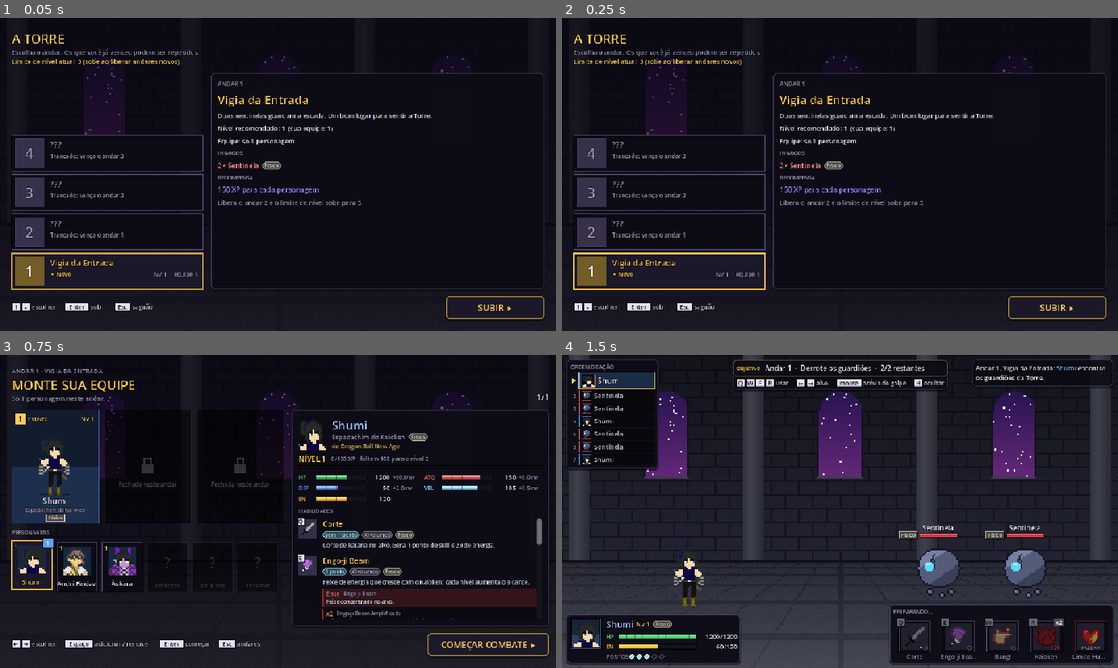
Above: before the commit, frames 1-4 (two rows, left to right).
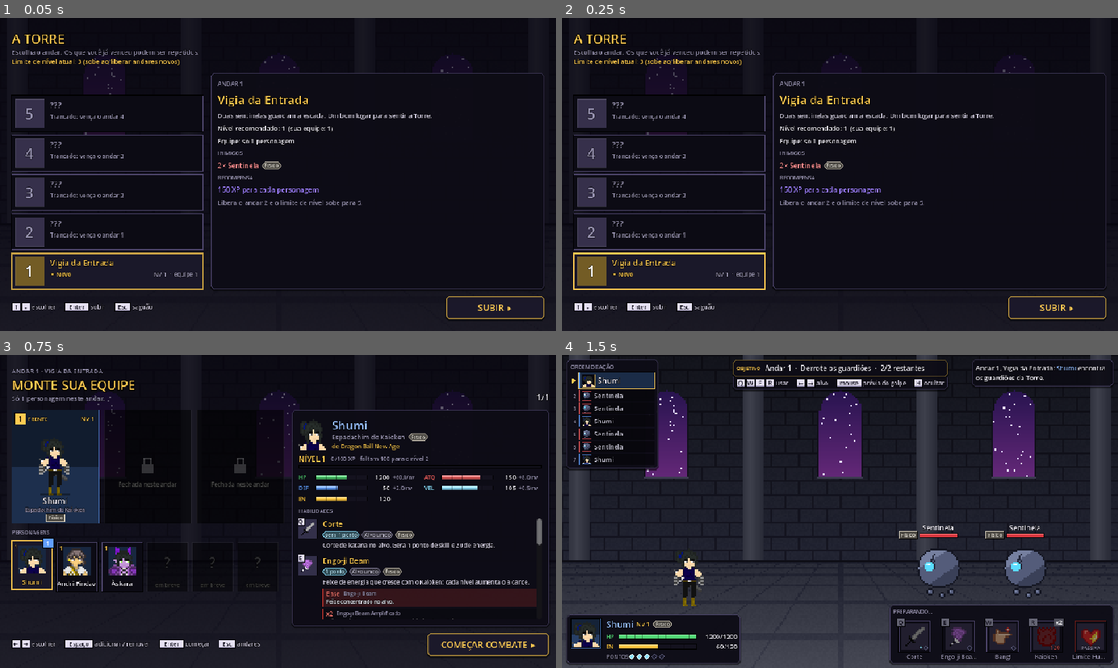
Above: after the commit, the same moments.

Repository: GuilhermeAndreotti/Tower-of-Realms
Game: Godot game, scene res://scenes/selecao_andar.tscn
Two runs of this game, one before a commit and one after it. Both use one fixed random seed, a clock stepped at 60 frames per second and the inputs below. This scene is started directly instead of the project's main scene.
Inputs:
- Up to frame 1 (0.05 s): no input
- Up to frame 2 (0.25 s): no input
- Up to frame 3 (0.75 s): click "SUBIR ▸" at 0.5 s
- Up to frame 4 (1.5 s): click "COMEÇAR COMBATE ▸" at 1.25 s

The runs differ from the first frame. In frame 1, 0.9% of the frame differs, in the area x 2-37%, y 24-37%; in frame 2, 0.9%; in frame 3, nothing differs; in frame 4, nothing differs.

Commit message:
Adiciona o andar 5, o Ferro Negro e o escudo na barra de HP
Andar 5, Forja de Pedra: primeira luta a três, contra o Golem de Pedra
(chefe, Golpe Pesado a cada 3) e dois Elementais de Fogo. Nível
recomendado 8, limite 11, 1000 de XP.

Ferro Negro: abaixo de 30% do HP, uma vez por luta, o inimigo ganha um
escudo de 25% do HP máximo por 3 turnos e a tela anuncia "Ferro Negro
ativado".

Escudos aparecem nas barras de HP (contorno e faixa azul) no painel,
nos cartões da equipe e na arena.

Diff:
--- a/scripts/combate/batalha.gd
+++ b/scripts/combate/batalha.gd
@@ -490,6 +490,8 @@
 		await _cair(vitima)
 	alvo = clampi(alvo, 0, maxi(0, inimigos_vivos().size() - 1))
 	atualizar()
+	if vitima is Inimigo:
+		await _ultimo_recurso(vitima as Inimigo)
 	if extra or not vitima.vivo():
 		return
 	for e in atacante.estados_ao_acertar():
@@ -499,6 +501,24 @@
 		await esperar(0.08)
 		hud.registrar("%s: dano extra de %s." % [g.fonte, HudBatalha.destaque(Tipos.nome(g.tipo), Tipos.cor(g.tipo))])
 		await aplicar_dano(atacante, vitima, g.mult, g.tipo, true)
+
+
+## Último recurso do inimigo (Inimigo.ultimo_recurso), se o golpe o deixou
+## abaixo da fração: anúncio no meio da tela e o escudo nele.
+func _ultimo_recurso(ini: Inimigo) -> void:
+	var e := ini.ativar_ultimo_recurso()
+	if e == null:
+		return
+	ini.aplicar_estado(e)
+	var vi: VisualLutador = _visuais[ini]
+	hud.anunciar("%s ativado" % e.nome, Inimigo.COR_ULTIMO_RECURSO, 34)
+	vi.piscar(Color(2.0, 2.1, 2.6))
+	EfeitosCombate.anel(mundo, vi.position + Vector2(0, -vi.altura * 0.5), Inimigo.COR_ULTIMO_RECURSO, maxf(50.0, vi.altura * 0.6))
+	EfeitosCombate.numero(mundo, vi.topo() + Vector2(0, -10), "+%d" % e.escudo, "escudo")
+	hud.registrar("%s ativou %s: escudo de %s." % [HudBatalha.nome(ini), HudBatalha.destaque(e.nome, Inimigo.COR_ULTIMO_RECURSO),
+		HudBatalha.destaque(str(e.escudo), EfeitosCombate.NUMEROS.escudo[0])])
+	atualizar()
+	await esperar(0.35)
 
 
 ## Ataque em conjunto (Combatente.atacar_junto): a ação de `ator` acertou um
--- a/scripts/combate/inimigo.gd
+++ b/scripts/combate/inimigo.gd
@@ -1,15 +1,22 @@
 class_name Inimigo
 extends Combatente
 ## Inimigo simples: ataca um aliado vivo qualquer e, se tiver golpe pesado,
-## usa a cada `golpe_pesado_a_cada` ações.
+## usa a cada `golpe_pesado_a_cada` ações. Com `ultimo_recurso`, ganha um
+## escudo uma vez por luta quando o HP cai abaixo de uma fração.
 
 const MULT_GOLPE := 1.0
 const MULT_GOLPE_PESADO := 1.8
+const COR_ULTIMO_RECURSO := Color(0.66, 0.7, 0.84)  ## aço frio, para o anúncio e o efeito
 
 var textura: String
 var golpe_pesado_a_cada := 0
 var xp := -1  ## XP que dá ao ser vencido; -1 = a regra da Progressao (pelo HP)
+## Escudo de quem está quase caindo (o Ferro Negro do andar 5): {"nome",
+## "curto" (rótulo do efeito), "abaixo_de" (fração do HP máximo), "escudo"
+## (fração do HP máximo), "turnos"}. {} = nenhum. Dispara uma vez por luta.
+var ultimo_recurso := {}
 var _acoes := 0
+var _recurso_usado := false
 
 
 func _init(p_nome: String, p_textura: String, p_hp: int, p_atq: float, p_def: float, p_vel: float, p_pesado_a_cada := 0, p_tipo := Tipos.FISICO) -> void:
@@ -44,6 +51,19 @@
 	return vivos[-1]
 
 
+## Se o HP acabou de cair abaixo de `ultimo_recurso.abaixo_de` (e o
+## inimigo segue de pé), gasta o último recurso e devolve o escudo para a
+## batalha aplicar; null = nada a fazer.
+func ativar_ultimo_recurso() -> Estado:
+	if ultimo_recurso.is_empty() or _recurso_usado or not vivo() or hp >= hp_max * float(ultimo_recurso.abaixo_de):
+		return null
+	_recurso_usado = true
+	var e := Estado.new("ultimo_recurso", ultimo_recurso.nome, ultimo_recurso.get("curto", "UR"), "buff", ultimo_recurso.get("turnos", 3))
+	e.escudo = roundi(hp_max * float(ultimo_recurso.escudo))
+	e.cor = COR_ULTIMO_RECURSO
+	return e
+
+
 func registrar_acao() -> void:
 	_acoes += 1
 
--- a/scripts/combate/visual_lutador.gd
+++ b/scripts/combate/visual_lutador.gd
@@ -227,6 +227,8 @@
 		draw_rect(Rect2(-largura / 2, y, roundf(largura * frac_rastro), 6), Color(1, 0.9, 0.8, 0.85))
 		draw_rect(Rect2(-largura / 2, y, roundf(largura * frac), 6), Color(0.86, 0.22, 0.25))
 		draw_rect(Rect2(-largura / 2, y, roundf(largura * frac), 2), Color(1, 0.5, 0.5))
+		if combatente.escudo() > 0:
+			EstiloUI.contorno_escudo(self, Rect2(-largura / 2 - 1, y - 1, largura + 2, 8), float(combatente.escudo()) / combatente.hp_max)
 		var cor_nome := EstiloUI.OURO if marcado else EstiloUI.TEXTO
 		EstiloUI.texto(self, Vector2(-largura, y - 5), combatente.nome, 12, cor_nome, largura * 2, HORIZONTAL_ALIGNMENT_CENTER)
 		# elemento à esquerda da barra (os efeitos ficam à direita)
--- a/scripts/torre/andares.gd
+++ b/scripts/torre/andares.gd
@@ -18,12 +18,13 @@
 ##     "fundo": cenário da batalha,
 ##     "inimigos": [{"nome", "textura", "hp", "atq", "def", "vel",
 ##                   "pesado_a_cada"?, "tipo"? (Tipos), "xp"? (sem ela, a regra
-##                   da Progressao pelo HP)}],
+##                   da Progressao pelo HP), "ultimo_recurso"? (escudo quando
+##                   está quase caindo; formato em Inimigo.ultimo_recurso)}],
 ##     "ao_vencer"?: eventos da primeira vitória (formato em Eventos),
 ## }
 ##
 ## Ritmo planejado (curva em Progressao): a XP de cada andar leva quem não
-## repete nada ao nível recomendado do seguinte (1 -> 2 -> 4 -> 6 -> 8), e o
+## repete nada ao nível recomendado do seguinte (1 -> 2 -> 4 -> 6 -> 8 -> 10), e o
 ## limite deixa treinar só até 1 nível acima disso (uma repetição, mais ou
 ## menos). Os tipos dos inimigos fazem a lente e a Análise do Andri serem
 ## escolhas, e não um x2 automático.
@@ -31,6 +32,11 @@
 const FUNDO_PADRAO := "res://cenarios/torre_andar.png"
 const SENTINELA := "res://inimigos/sentinela.png"
 const GUARDIAO := "res://inimigos/guardiao.png"
+const GOLEM := "res://inimigos/golem_pedra.png"
+const ELEMENTAL_FOGO := "res://inimigos/elemental_fogo.png"
+## Ferro Negro: abaixo de 30% do HP, um escudo de 25% do HP máximo por 3
+## turnos, uma vez por luta (andar 5).
+const FERRO_NEGRO := {"nome": "Ferro Negro", "curto": "FN", "abaixo_de": 0.3, "escudo": 0.25, "turnos": 3}
 
 const LISTA := [
 	{
@@ -97,6 +103,26 @@
 				"tipo": Tipos.ACIDO, "xp": 175},
 		],
 	},
+	{
+		# a primeira luta a três: o Golem é Físico (a lente Ácido dobra nele)
+		# e os elementais são de Fogo (a Água dobra neles), então o Andri
+		# troca de lente conforme o alvo; o Ferro Negro dá escudo a quem
+		# cai abaixo de 30%, e acabar com alguém pede guardar dano para depois
+		"nome": "Forja de Pedra",
+		"descricao": "Um Golem de Pedra e dois Elementais de Fogo. Quase caindo, o Ferro Negro os cobre com um escudo.",
+		"nivel_recomendado": 8,
+		"limite_nivel": 11,
+		"max_equipe": 3,
+		"fundo": FUNDO_PADRAO,
+		"inimigos": [
+			{"nome": "Elemental de Fogo", "textura": ELEMENTAL_FOGO, "hp": 1000, "atq": 360.0, "def": 45.0, "vel": 118.0,
+				"tipo": Tipos.FOGO, "xp": 175, "ultimo_recurso": FERRO_NEGRO},
+			{"nome": "Golem de Pedra", "textura": GOLEM, "hp": 4800, "atq": 450.0, "def": 100.0, "vel": 82.0,
+				"pesado_a_cada": 3, "xp": 650, "ultimo_recurso": FERRO_NEGRO},
+			{"nome": "Elemental de Fogo", "textura": ELEMENTAL_FOGO, "hp": 1000, "atq": 360.0, "def": 45.0, "vel": 124.0,
+				"tipo": Tipos.FOGO, "xp": 175, "ultimo_recurso": FERRO_NEGRO},
+		],
+	},
 ]
 
 
@@ -121,6 +147,7 @@
 	for d: Dictionary in dados(numero).inimigos:
 		var ini := Inimigo.new(d.nome, d.textura, d.hp, d.atq, d.def, d.vel, d.get("pesado_a_cada", 0), d.get("tipo", Tipos.FISICO))
 		ini.xp = d.get("xp", -1)
+		ini.ultimo_recurso = d.get("ultimo_recurso", {})
 		lista.append(ini)
 	return lista
 
--- a/scripts/ui/barra_pixel.gd
+++ b/scripts/ui/barra_pixel.gd
@@ -2,11 +2,17 @@
 extends Control
 ## Barra de recurso (HP, energia...) desenhada à mão. O valor desliza até o
 ## novo número; quando cai, um "rastro" claro fica para trás e some depois,
-## para dar para ler quanto se perdeu.
+## para dar para ler quanto se perdeu. Com `escudo`, ganha contorno azul e
+## uma faixa embaixo do tamanho do escudo (na mesma escala do máximo).
 
 var cor := EstiloUI.HP
 var cor_baixa := Color()  ## se definida, vira essa cor abaixo de 30%
 var marcas := 10  ## divisões finas na barra (0 = nenhuma)
+var escudo := 0.0:  ## escudo por cima do valor (HP), na escala de `maximo`
+	set(v):
+		if not is_equal_approx(v, escudo):
+			escudo = v
+			queue_redraw()
 
 var maximo := 1.0
 var _mostrado := 1.0  ## valor exibido (anima)
@@ -74,3 +80,5 @@
 		for i in range(1, marcas):
 			var x := dentro.position.x + roundf(dentro.size.x * i / marcas)
 			draw_rect(Rect2(x, dentro.position.y, 1, dentro.size.y), Color(0, 0, 0, 0.35))
+	if escudo > 0:
+		EstiloUI.contorno_escudo(self, r, escudo / maximo)
--- a/scripts/ui/estilo_ui.gd
+++ b/scripts/ui/estilo_ui.gd
@@ -21,6 +21,7 @@
 const HP_BAIXO := Color(0.95, 0.42, 0.3)
 const ENERGIA := Color(1.0, 0.78, 0.25)
 const PONTO := Color(0.55, 0.88, 1.0)
+const ESCUDO := Color(0.35, 0.68, 1.0)  ## contorno e faixa de escudo nas barras de HP
 const XP := Color(0.62, 0.5, 1.0)
 
 ## Cores dos números e mensagens de combate, por tipo de evento.
@@ -148,3 +149,16 @@
 	ci.draw_rect(r, Color(0.9, 0.88, 0.95) if ativo else Color(0.4, 0.4, 0.46))
 	ci.draw_rect(Rect2(r.position + Vector2(0, r.size.y - 2), Vector2(w, 2)), Color(0.55, 0.52, 0.65) if ativo else Color(0.28, 0.28, 0.33))
 	ci.draw_string(fonte(), pos + Vector2(0, 10), letra, HORIZONTAL_ALIGNMENT_CENTER, w, 10, Color(0.08, 0.07, 0.12))
+
+
+## Escudo numa barra de HP de retângulo `r` (borda incluída): contorno azul
+## em volta e, embaixo, uma faixa com `fracao` do comprimento (escudo / HP
+## máximo, cortada na barra cheia). Mesmo desenho na HUD e na arena.
+static func contorno_escudo(ci: CanvasItem, r: Rect2, fracao: float) -> void:
+	var dentro := r.grow(-1)
+	var altura := maxf(2.0, roundf(dentro.size.y * 0.4))
+	var faixa := Rect2(dentro.position.x, dentro.end.y - altura, roundf(dentro.size.x * clampf(fracao, 0.0, 1.0)), altura)
+	ci.draw_rect(faixa, ESCUDO)
+	ci.draw_rect(Rect2(faixa.position, Vector2(faixa.size.x, 1)), ESCUDO.lightened(0.5))
+	ci.draw_rect(r.grow(1), Color.BLACK, false, 1.0)
+	ci.draw_rect(r, ESCUDO.lightened(0.15), false, 1.0)
--- a/scripts/ui/hud.gd
+++ b/scripts/ui/hud.gd
@@ -46,6 +46,7 @@
 var _forma: Label
 var _barra_hp: BarraPixel
 var _texto_hp: Label
+var _texto_escudo: Label  ## "+N" ao lado do HP, quando há escudo
 var _barra_energia: BarraPixel
 var _texto_energia: Label
 var _linha_energia: Control
@@ -277,6 +278,11 @@
 	_barra_hp = linha_hp[1]
 	_barra_hp.cor_baixa = EstiloUI.HP_BAIXO
 	_texto_hp = linha_hp[2]
+	# o escudo aparece junto do HP, na cor do contorno da barra
+	_texto_escudo = EstiloUI.label("", 10, EstiloUI.ESCUDO.lightened(0.25), 3)
+	_texto_escudo.size_flags_vertical = Control.SIZE_SHRINK_CENTER
+	linha_hp[0].add_child(_texto_escudo)
+	linha_hp[0].move_child(_texto_escudo, 2)
 	v.add_child(linha_hp[0])
 	var linha_en := _linha_recurso("EN", EstiloUI.ENERGIA)
 	_linha_energia = linha_en[0]
@@ -385,6 +391,8 @@
 	var frac_hp := float(a.hp) / a.hp_max
 	c.draw_rect(Rect2(x, 16, w, 5), Color.BLACK)
 	c.draw_rect(Rect2(x, 16, roundf(w * frac_hp), 5), EstiloUI.HP if frac_hp >= 0.3 else EstiloUI.HP_BAIXO)
+	if a.escudo() > 0:
+		EstiloUI.contorno_escudo(c, Rect2(x, 16, w, 5), float(a.escudo()) / a.hp_max)
 	if a.energia_max > 0:
 		c.draw_rect(Rect2(x, 23, w, 3), Color.BLACK)
 		c.draw_rect(Rect2(x, 23, roundf(w * a.energia / a.energia_max), 3), EstiloUI.ENERGIA)
@@ -624,7 +632,10 @@
 			filho.queue_free()
 		_tipo.add_child(EstiloUI.etiqueta_tipo(_ativo.tipo))
 	_barra_hp.definir(_ativo.hp, _ativo.hp_max)
+	_barra_hp.escudo = _ativo.escudo()
 	_texto_hp.text = "%d/%d" % [_ativo.hp, _ativo.hp_max]
+	_texto_escudo.visible = _ativo.escudo() > 0
+	_texto_escudo.text = "+%d" % _ativo.escudo()
 	_linha_energia.visible = _ativo.energia_max > 0
 	_barra_energia.definir(_ativo.energia, _ativo.energia_max)
 	_texto_energia.text = "%d/%d" % [_ativo.energia, _ativo.energia_max]
--- a/testes/teste_combate.gd
+++ b/testes/teste_combate.gd
@@ -35,12 +35,14 @@
 	_teste_shumi_bang()
 	_teste_andri_protocolo()
 	_teste_askara_ultimo_ato()
+	_teste_ultimo_recurso()
 
 
 ## Os testes com a batalha de verdade precisam da árvore de cenas.
 func _initialize() -> void:
 	await _teste_askara_na_batalha()
 	await _teste_bang_na_batalha()
+	await _teste_ferro_negro_na_batalha()
 	Progressao.apagar()
 	print("\n%s (%d falha%s)" % ["TUDO OK" if _falhas == 0 else "FALHOU", _falhas, "" if _falhas == 1 else "s"])
 	quit(1 if _falhas else 0)
@@ -814,3 +816,66 @@
 	checar(s.estado("bang") != null and b.visual(s).frames() == normal, "depois do tiro, volta ao visual normal (o Bang! continua)")
 	b.queue_free()
 	await process_frame
+
+
+func _teste_ultimo_recurso() -> void:
+	print("último recurso dos inimigos (Ferro Negro)")
+	var ini := Inimigo.new("G", "", 1000, 100, 0, 100)
+	ini.ultimo_recurso = Andares.FERRO_NEGRO
+	ini.hp = 400
+	checar(ini.ativar_ultimo_recurso() == null, "acima de 30% do HP, nada")
+	ini.hp = 290
+	var e := ini.ativar_ultimo_recurso()
+	checar(e != null and e.nome == "Ferro Negro" and e.escudo == 250 and e.turnos == 3, "abaixo de 30%: escudo de 25% do HP máximo por 3 turnos")
+	ini.aplicar_estado(e)
+	checar(ini.escudo() == 250 and ini.efeitos().any(func(d: Dictionary) -> bool: return d.curto == "FN"), "o escudo aparece nos efeitos")
+	ini.hp = 100
+	checar(ini.ativar_ultimo_recurso() == null, "uma vez por luta")
+	var caido := Inimigo.new("G", "", 1000, 100, 0, 100)
+	caido.ultimo_recurso = Andares.FERRO_NEGRO
+	caido.hp = 0
+	checar(caido.ativar_ultimo_recurso() == null, "quem já caiu não ativa")
+	var comum := Inimigo.new("S", "", 1000, 100, 0, 100)
+	comum.hp = 10
+	checar(comum.ativar_ultimo_recurso() == null, "inimigo sem último recurso nunca ativa")
+
+
+func _teste_ferro_negro_na_batalha() -> void:
+	print("ferro negro na batalha")
+	Progressao.apagar()
+	for n in range(1, 5):
+		Progressao.marcar_andar_vencido(n)
+	Progressao.desbloquear("andri")
+	Progressao.desbloquear("askara")
+	Andares.escolher(5)
+	Elenco.definir_equipe(["shumi", "andri", "askara"])
+	var b: Batalha = (load("res://scenes/batalha.tscn") as PackedScene).instantiate()
+	root.add_child(b)
+	current_scene = b
+	await process_frame
+	for c in b.lutadores:
+		c.av = 1e9
+	checar(b.andar == 5 and b.equipe.size() == 3 and b.inimigos[1].nome == "Golem de Pedra", "andar 5: a equipe de três contra o Golem e os elementais")
+	var golem: Inimigo = b.inimigos[1]
+	var s := b.equipe[0]
+	golem.hp = ceili(golem.hp_max * 0.3) + 1  # qualquer golpe o deixa abaixo de 30%
+	await b.aplicar_dano(s, golem, 0.6)
+	checar(golem.vivo() and golem.escudo() == roundi(golem.hp_max * 0.25), "o golpe que deixa o Golem abaixo de 30% ativa o Ferro Negro")
+	checar(b.hud._anuncio.text == "Ferro Negro ativado", "o anúncio \"Ferro Negro ativado\" aparece na tela")
+	var escudo := golem.escudo()
+	var hp := golem.hp
+	await b.aplicar_dano(s, golem, 0.3)
+	checar(golem.hp == hp and golem.escudo() < escudo, "o escudo absorve os golpes seguintes")
+	# escudo de aliado na HUD: contorno na barra e o valor ao lado do HP
+	var esc := Estado.new("escudo", "Escudo", "E", "buff", 2)
+	esc.escudo = 150
+	s.aplicar_estado(esc)
+	b.ativo = s
+	b.atualizar()
+	checar(is_equal_approx(b.hud._barra_hp.escudo, 150.0) and b.hud._texto_escudo.visible and b.hud._texto_escudo.text == "+150",
+		"o escudo do aliado aparece na barra de HP e ao lado do valor")
+	s.remover_estado("escudo")
+	b.atualizar()
+	checar(is_zero_approx(b.hud._barra_hp.escudo) and not b.hud._texto_escudo.visible, "sem escudo, a barra volta ao normal")
+	b.queue_free()
+	await process_frame
--- a/testes/teste_progressao.gd
+++ b/testes/teste_progressao.gd
@@ -175,7 +175,7 @@
 	print("limite da Torre")
 	_limpar()
 	var limites: Array = range(1, Andares.total() + 1).map(func(n: int) -> int: return Andares.limite_do_andar(n))
-	checar(limites == [3, 5, 7, 9], "limites por andar mais alto liberado: 3, 5, 7, 9")
+	checar(limites == [3, 5, 7, 9, 11], "limites por andar mais alto liberado: 3, 5, 7, 9, 11")
 	checar(Andares.limite_nivel() == 3, "jogo novo: limite 3")
 	var r := Progressao.conceder_xp("shumi", 999)
 	checar(r.nivel == 3 and r.xp_atual == 0 and r.no_limite and r.xp_aproveitada == 250, "muita XP: para no 3, XP 0, só 250 contam")
--- a/testes/teste_torre.gd
+++ b/testes/teste_torre.gd
@@ -82,7 +82,7 @@
 # ------------------------------------------------------------------ regras
 func _teste_cadastro() -> void:
 	print("cadastro dos andares")
-	checar(Andares.total() == 4, "4 andares")
+	checar(Andares.total() == 5, "5 andares")
 	var ok := true
 	for n in range(1, Andares.total() + 1):
 		var d := Andares.dados(n)
@@ -91,12 +91,18 @@
 		for e: Dictionary in d.get("ao_vencer", []):
 			ok = ok and e.tipo in ["desbloquear", "conversa"]
 	checar(ok, "todo andar tem nome, de 1 a 3 inimigos e eventos válidos")
-	checar(Andares.max_equipe(1) == 1 and Andares.max_equipe(2) == 1 and Andares.max_equipe(3) == 2 and Andares.max_equipe(4) == 2,
-		"equipe: 1, 1, 2, 2")
-	var xps: Array = range(1, 5).map(func(n: int) -> int: return Progressao.xp_da_batalha(Andares.criar_inimigos(n)))
-	checar(xps == [150, 350, 600, 900], "XP por andar: 150, 350, 600, 900")
+	checar(Andares.max_equipe(1) == 1 and Andares.max_equipe(2) == 1 and Andares.max_equipe(3) == 2 and Andares.max_equipe(4) == 2
+		and Andares.max_equipe(5) == 3, "equipe: 1, 1, 2, 2, 3")
+	var xps: Array = range(1, 6).map(func(n: int) -> int: return Progressao.xp_da_batalha(Andares.criar_inimigos(n)))
+	checar(xps == [150, 350, 600, 900, 1000], "XP por andar: 150, 350, 600, 900, 1000")
 	var chefe := Andares.criar_inimigos(4)[1]
 	checar(chefe.nome == "Guardião Sombrio" and chefe.tipo == Tipos.TREVAS and chefe.golpe_pesado_a_cada == 2, "andar 4 tem o chefe de Trevas")
+	var forja := Andares.criar_inimigos(5)
+	checar(forja[1].nome == "Golem de Pedra" and forja[1].hp_max > forja[0].hp_max * 3 and forja[0].tipo == Tipos.FOGO and forja[2].tipo == Tipos.FOGO,
+		"andar 5: Golem de Pedra como chefe e dois Elementais de Fogo")
+	checar(forja.all(func(i: Inimigo) -> bool: return i.ultimo_recurso.get("nome", "") == "Ferro Negro"), "todos do andar 5 têm o Ferro Negro")
+	checar(range(1, 5).all(func(n: int) -> bool: return Andares.criar_inimigos(n).all(func(i: Inimigo) -> bool: return i.ultimo_recurso.is_empty())),
+		"os andares 1 a 4 não têm último recurso")
 	# ritmo: sem repetir nada, as primeiras vitórias levam ao recomendado do andar seguinte
 	var total := 0
 	var ritmo := true
@@ -149,9 +155,11 @@
 	checar(not c.primeira and c.eventos.is_empty() and Progressao.eventos_pendentes().size() == 1, "repetir o 2 não repete a história")
 	Andares.concluir(3)
 	c = Andares.concluir(4)
-	checar(c.primeira and c.liberou == 0, "o andar 4 é o último")
+	checar(c.primeira and c.liberou == 5 and c.limite_depois == 11, "vencer o 4 libera o 5 (limite 11)")
+	c = Andares.concluir(5)
+	checar(c.primeira and c.liberou == 0, "o andar 5 é o último")
 	Progressao.recarregar()
-	checar(Progressao.andares_vencidos() == [1, 2, 3, 4] and Progressao.eventos_pendentes().size() == 1, "andares e pendências voltam do arquivo")
+	checar(Progressao.andares_vencidos() == [1, 2, 3, 4, 5] and Progressao.eventos_pendentes().size() == 1, "andares e pendências voltam do arquivo")
 
 
 func _teste_eventos() -> void:
Binary file added: inimigos/elemental_fogo.png
Not shown, added: inimigos/elemental_fogo.png.import
Binary file added: inimigos/golem_pedra.png
Not shown, added: inimigos/golem_pedra.png.import
Not shown, changed: CHANGELOG.md
Not shown, changed: docs/desenvolvimento/testes-e-ferramentas.md
Not shown, changed: docs/jogo/combate.md
Not shown, changed: docs/jogo/torre-e-andares.md
